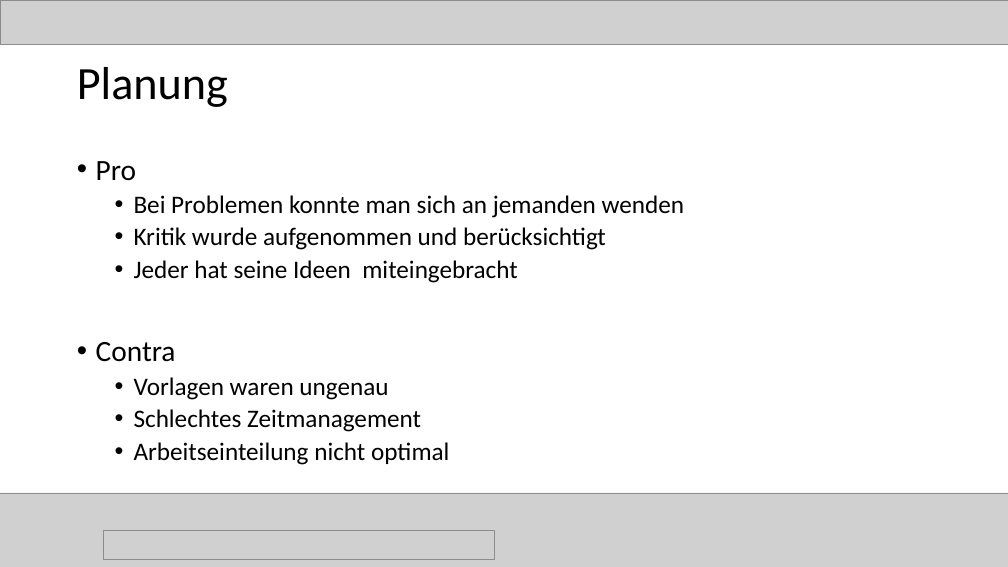
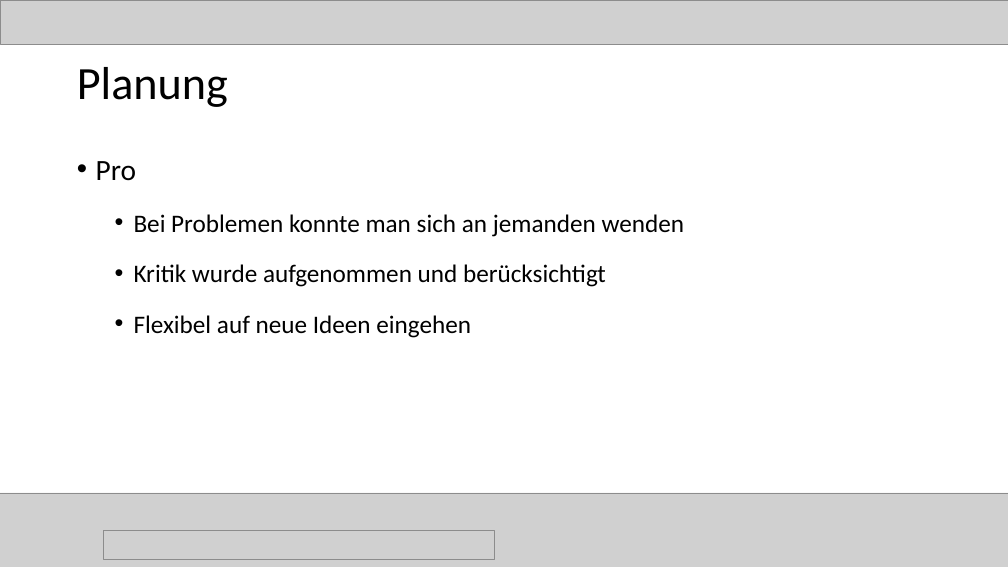
Before and after one commit to magharmi/StudentenFuerStudenten, a slide deck: slide 16 of Power Point/final.pptx (slide 17 before the commit). Drawn at 1008x567 pixels with LibreOffice and Linux fonts; fonts in the diff are those of the drawing; grey boxes stand for pictures. Boxes give left, top, right and bottom in pixels: in the first picture for what was removed or moved away, otherwise in the second. Text is boxed around its words. In the diff, an @@ line names an element or a change of style, - is before the commit and + after.

```diff
--- a/Power Point/final.pptx
+++ b/Power Point/final.pptx
@@ text at (134,214,685,287): line spacing 0.9 to 1.5 @@
@@ text at (134,315,471,338): text changed @@
-  • Jeder hat seine Ideen miteingebracht
-• Contra
-  • Vorlagen waren ungenau
-  • Schlechtes Zeitmanagement
-  • Arbeitseinteilung nicht optimal
+  • Flexibel auf neue Ideen eingehen
```
Also in this commit, not shown: 7 other slides changed, 7 slides added, 6 slides removed.
